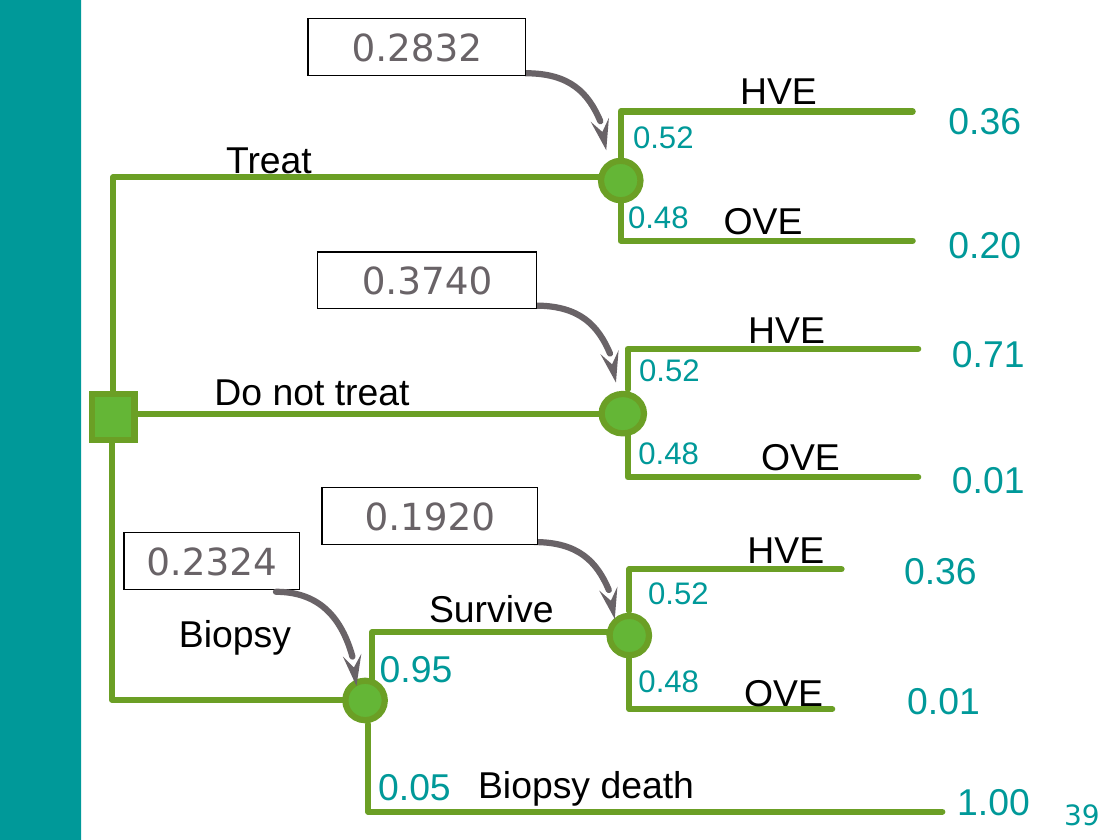
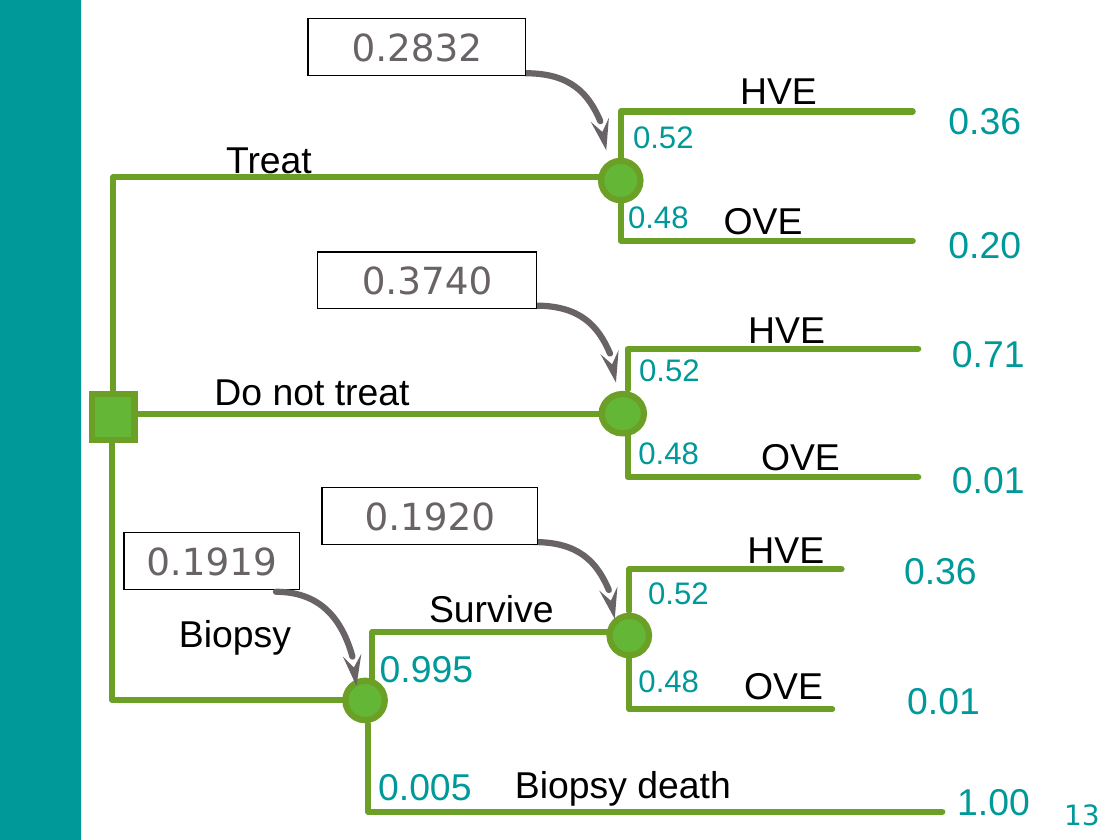
Before and after one commit to DARTH-git/Course-Modularization, a slide deck: slide 13 of Decision trees/Slides/CEA and Decision Modeling Overview_with Decision tree slides.pptx (slide 39 before the commit). Drawn at 1120x840 pixels with LibreOffice and Linux fonts; fonts in the diff are those of the drawing. Boxes give left, top, right and bottom in pixels: in the first picture for what was removed or moved away, otherwise in the second. Text is boxed around its words. In the diff, an @@ line names an element or a change of style, - is before the commit and + after.

```diff
--- a/Decision trees/Slides/CEA and Decision Modeling Overview_with Decision tree slides.pptx
+++ b/Decision trees/Slides/CEA and Decision Modeling Overview_with Decision tree slides.pptx
@@ text in rectangle at (146, 547, 277, 576): text changed @@
-0.2324
+0.1919
@@ text at (380, 656, 473, 690): text changed @@
-0.95
+0.995
@@ text "OVE" rewrapped from (744, 680, 823, 712) to (744, 673, 823, 700) @@
@@ text at (378, 774, 471, 801): text changed @@
-0.05
+0.005
@@ text "Biopsy death": place and size @@
-text "Biopsy death" at (478, 771, 694, 806)
+text "Biopsy death" at (515, 771, 730, 806)
@@ page number at (1064, 804, 1100, 826): text changed @@
-39
+13
```
Also in this commit, not shown: 3 other slides changed, 48 slides removed, 13 other files.
